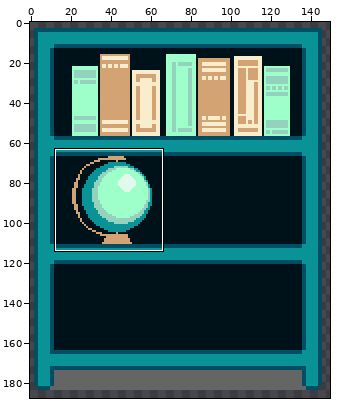
A pixel-art file gets an edit: Aseprite/book_shelf.aseprite. Above, an overview of the earlier version with the close-up marked.
Close-up. Before the commit:
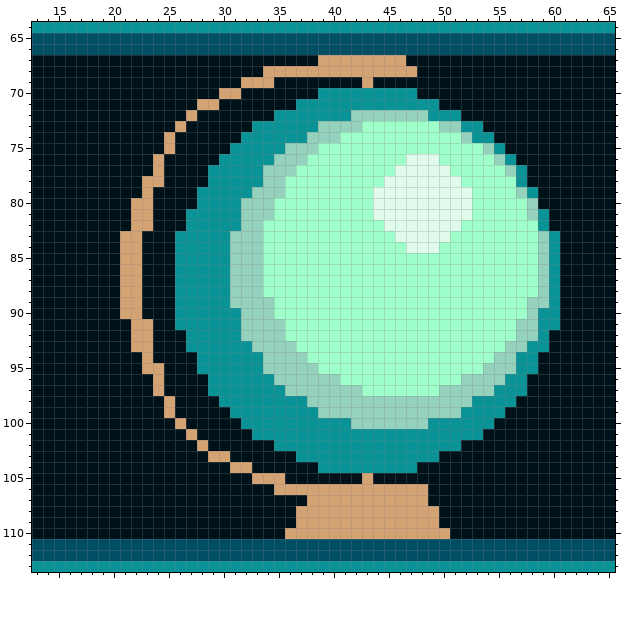
150x200 pixels, 1 frame. Shown: x 13..65, y 64..113. The wide view leaves out empty margins. The commit also changed other parts of the picture, which this record leaves out.
Once edited:
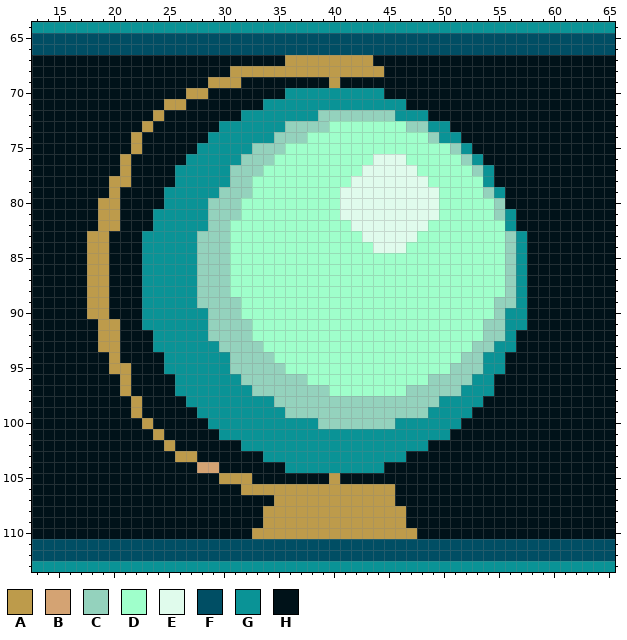
Palette (. is transparent): A #bd9b4b  B #d4a373  C #94d2bd  D #9fffcb  E #e0fbec  F #004e64  G #0a9396  H #001219
The exact change:
Changed rows in their new state; - is an unchanged pixel.
Layer "Items On Shelf":
first column x 18:
 67 ------------------AAAAAAAAHHH--------------
 68 -------------AAAAAAAAAAAAAAHHH-------------
 69 -----------AAAHHH-----A--H-----------------
 70 ---------AA-HH----GGG------HHH-------------
 71 -------AA-HH----GGG----------HHH-----------
 72 ------A--H----GGG----CCC----GGGHHH---------
 73 -----A--H---GGG---CCC-DDD----CCGGHHH-------
 74 ----A--H---GGG---CCCDDD--------CGGHHH------
 75 ----A--H--GGG--CCCDDD------------CGHHH-----
 76 ---A--H--GGG--CCCDDD------EEEDDD--CGHHH----
 77 ---A--H-GGG--CCCDDD------EEE--DDD--CGHHH---
 78 --AA-HH-GGG--CCDDD------EEE----DDD--GHHH---
 79 --A--H-GGG--CCCDDD-----EEE------DDD-CGHHH--
 80 -AA-HH-GGG-CCCDDD------EEE------DDD--CHHH--
 81 -AA-HHGGG--CCCDDD------EEE------DDD--CGHHH-
 82 -AA-HHGGG--CCDDD--------EEE----DDD----GHHH-
 83 AA-HHGGG--CCCDDD---------EEE--DDD-----CGHHH
 84 AA-HHGGG--CCCDDD----------EEEDDD------CGHHH
 85 AA-HHGGG--CCCDDD----------------------CGHHH
 86 AA-HHGGG--CCCDDD----------------------CGHHH
 87 AA-HHGGG--CCCDDD----------------------CGHHH
 88 AA-HHGGG--CCCDDD----------------------CGHHH
 89 AA-HHGGG--CCC-DDD--------------------CCGHHH
 90 AA-HHGGG---CCCDDD--------------------CGGHHH
 91 -AA-HGGG---CCC-DDD------------------CCGGHHH
 92 -AA-HHGGG--CCC-DDD------------------CCGHHH-
 93 -AA-HHGGG---CCC-DDD----------------CCGGHHH-
 94 --A--H-GGG---CCC-DDD--------------CCGGHHH--
 95 --AA-HHGGG---CCC--DDD------------CCCGGHHH--
 96 ---A--H-GGG---CCC---DDD--------CCC-GGHHH---
 97 ---A--H-GGG----CCC----DDD----CCC--GGGHHH---
 98 ----A--H-GGG-----CCC------------GGG-HHH----
 99 ----A--H--GGG-----CCC----------GGG-HHH-----
100 -----A--H--GGG-------CCC----GGG---HHH------
101 ------A--H--GGG------------------HHH-------
102 -------A--H---GGG--------------HHH---------
103 --------AA-HH---GGG----------HHH-----------
104 ----------BB-HH---GGG------HHH-------------
105 ------------AAAHHH----A--H-----------------
106 --------------AAAAAAAAAAAAAAHHH------------
107 -----------------AAAAAAAAAAAHHH------------
108 ----------------AAAAAAAAAAAAAHHH-----------
109 ----------------AAAAAAAAAAAAAHHH-----------
110 ---------------AAAAAAAAAAAAAAAHHH----------
Changed places in both close-ups, as pixel boxes (x1, y1, x2, y2):
changed: (87, 55, 560, 539)
